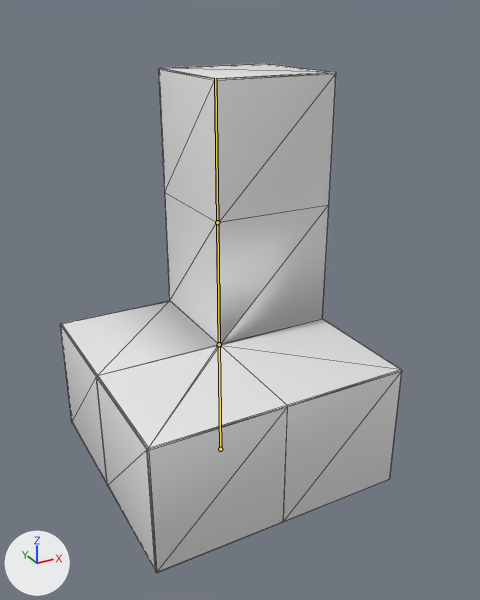
A saved change to the glTF model assets/runtime/enemy/fryling/lod0.glb.
The view is the same before and after, from a 50 mm lens placed at (-1.11, -5.17, 3.43), pointed at (1.11, -1.14, 1.42). The axes (+X, +Y, +Z) are drawn at lower left. The lights are the same throughout. The first picture is the older version. The bones that bend it are drawn over the model as lines. Mesh edges are drawn as thin lines.

Objects in the first picture: 'fryling-blockout_lod0'.
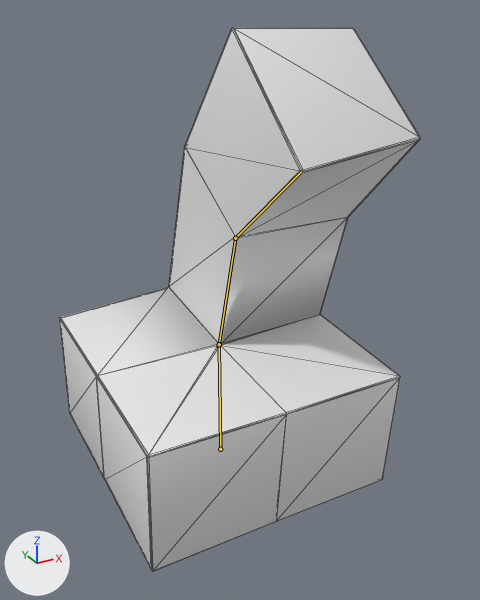
The newer file adds an action. The first version stands in its rest pose; the second is drawn at frame 8 of the action 'attack'.

The change in detail:
Bone 'mid' (bone_mid) turns from (0, 0, 0) to (16, 0, 0) degrees about its own x, y and z.
Bone 'tip' (bone_tip) turns from (0, 0, 0) to (36, 0, 0) degrees about its own x, y and z.

What differs and where, as boxes (x1, y1, x2, y2) in the pictures (480 x 600 px):
'fryling-blockout_lod0', posed (7% taller)
    before: (60, 63, 402, 573)
    after: (60, 27, 420, 571)
bone 'mid', root to tip
    before: (219, 344) to (217, 222)
    after: (219, 344) to (235, 238)
bone 'tip', root to tip
    before: (217, 222) to (215, 78)
    after: (235, 238) to (301, 171)
